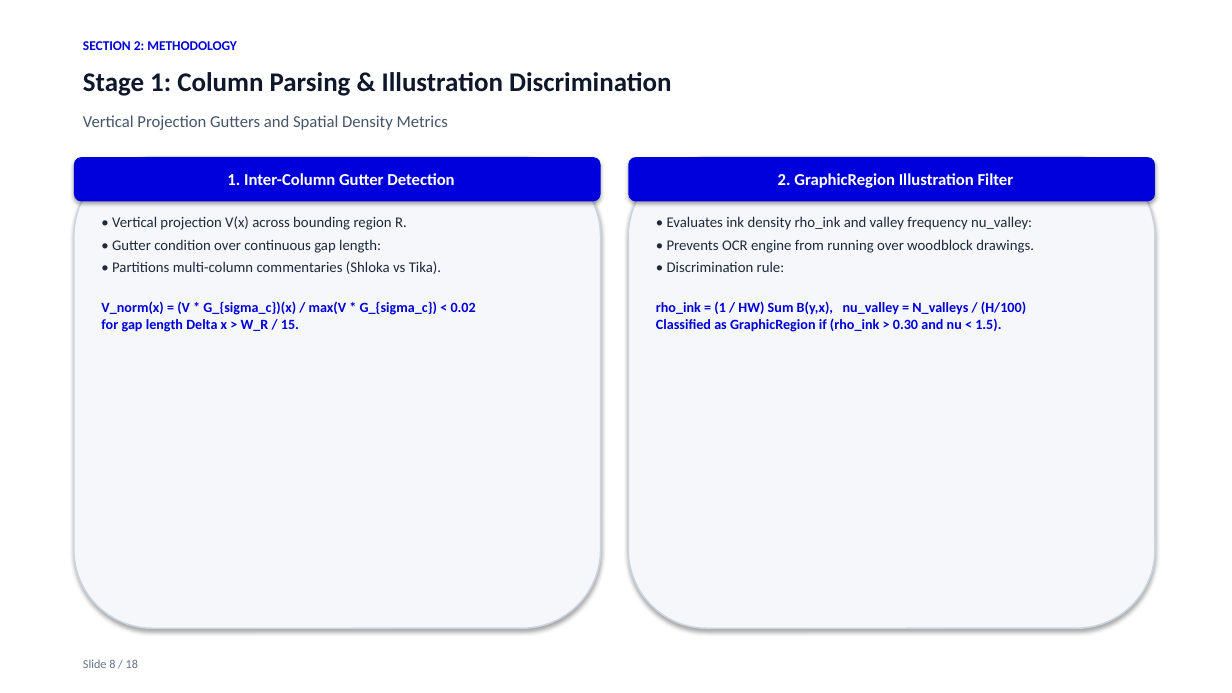
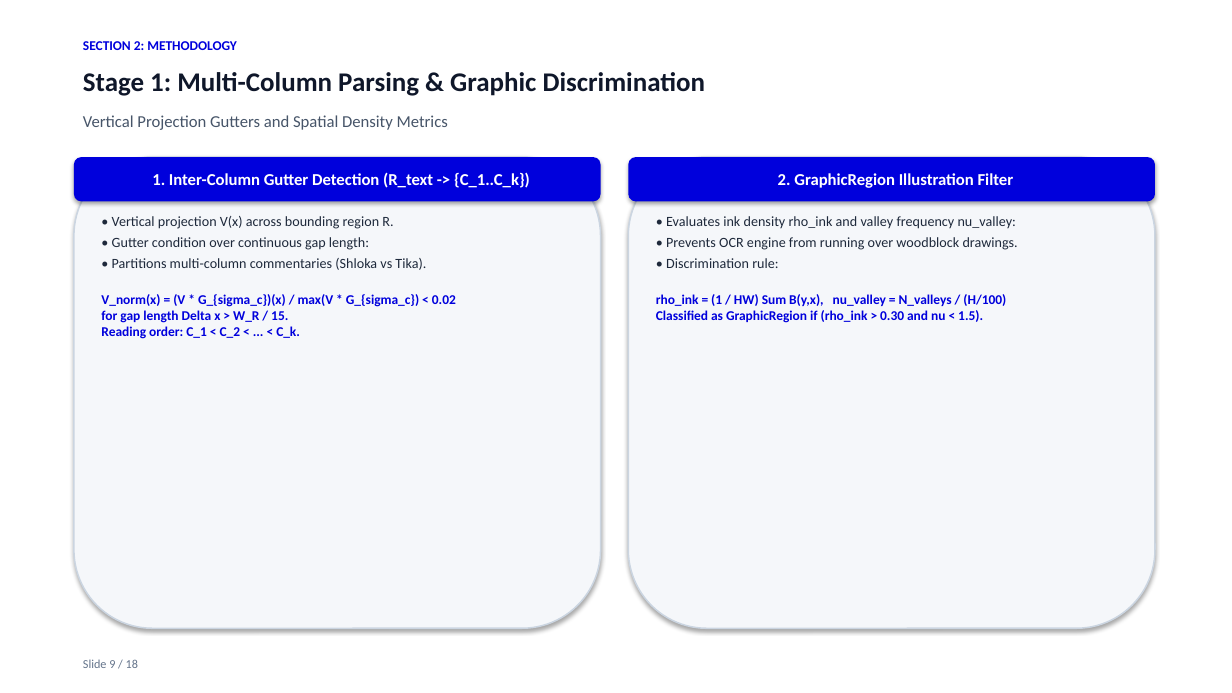
Before and after one commit to Dakshankarthic/Indic, a slide deck: slide 9 of docs/Archival_Manuscript_Layout_Analysis_Presentation.pptx (slide 8 before the commit). Drawn at 1232x693 pixels with LibreOffice and Linux fonts; fonts in the diff are those of the drawing. Boxes give left, top, right and bottom in pixels: in the first picture for what was removed or moved away, otherwise in the second. Text is boxed around its words. In the diff, an @@ line names an element or a change of style, - is before the commit and + after.

```diff
--- a/docs/Archival_Manuscript_Layout_Analysis_Presentation.pptx
+++ b/docs/Archival_Manuscript_Layout_Analysis_Presentation.pptx
@@ text at box(83, 72, 705, 96): text changed @@
-Stage 1: Column Parsing & Illustration Discrimination
+Stage 1: Multi-Column Parsing & Graphic Discrimination
@@ text in rounded rectangle at box(152, 172, 530, 188): text changed @@
-1. Inter-Column Gutter Detection
+1. Inter-Column Gutter Detection (R_text -> {C_1..C_k})
@@ text "• Evaluates ink density rho_ink ..." at box(656, 216, 1018, 323): size 11.5 to 11 pt in "• Evaluates ink density rho_ink and valley ...", "• Prevents OCR engine from running over ...", "• Discrimination rule:"; size 11 to 10.5 pt in "rho_ink = (1 / HW) Sum B(y,x), ..."; less space between paragraphs @@
@@ text at box(112, 216, 426, 270): size 11.5 to 11 pt in "• Vertical projection V(x) across bounding region ...", "• Gutter condition over continuous gap length:", "• Partitions multi-column commentaries (Shloka vs Tika)."; less space between paragraphs @@
@@ text at box(101, 294, 456, 339): text changed; size 11 to 10.5 pt @@
-V_norm(x) = (V * G_{sigma_c})(x) / max(V * G_{sigma_c}) < 0.02
-for gap length Delta x > W_R / 15.
+V_norm(x) = (V * G_{sigma_c})(x) / max(V * G_{sigma_c}) < 0.02
+for gap length Delta x > W_R / 15.
+Reading order: C_1 < C_2 < ... < C_k.
@@ text at box(83, 659, 138, 668): text changed @@
-Slide 8 / 18
+Slide 9 / 18
```
Also in this commit, not shown: 14 other slides changed, 1 slide added, 1 slide removed, 12 other files.
